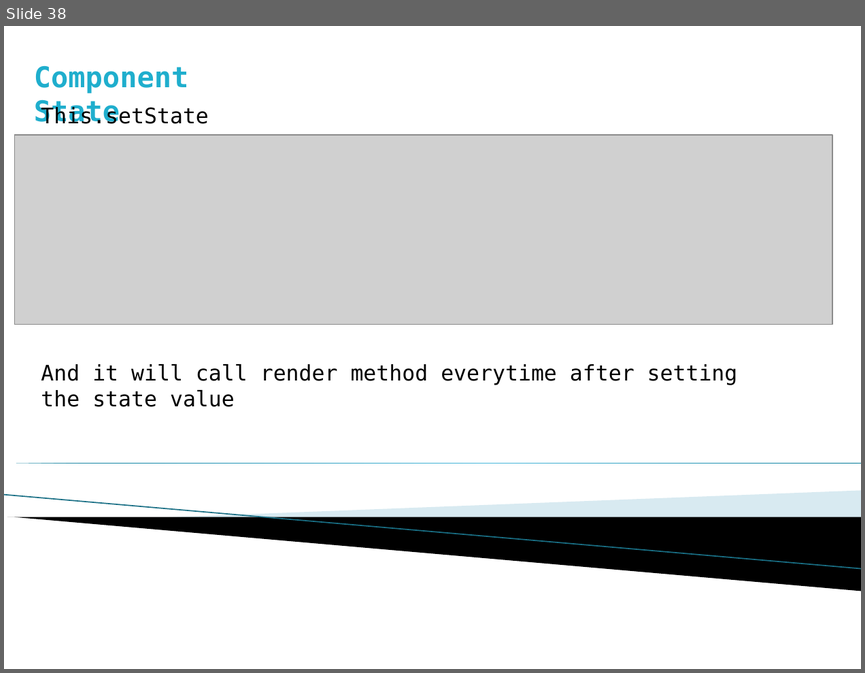
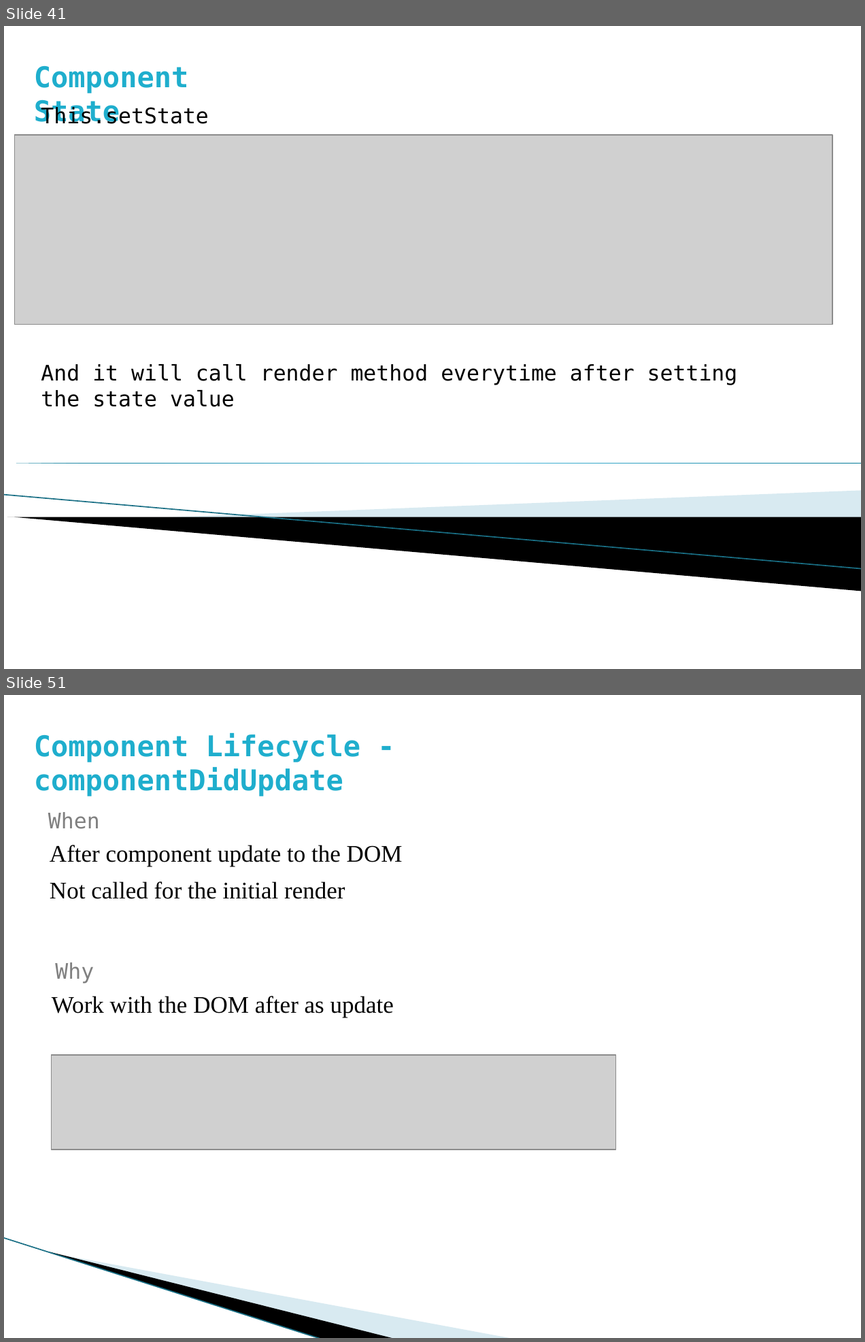
Before and after one commit to prateek3189/React-Tutorial, a slide deck: React-Tutorial.pptx. Shown one above the other, each under a label of ours: slide 38 before the commit, slides 41 and 51 after it; the slides between them are not shown. The pictures are 865x673 and 865x1342 pixels, drawn with LibreOffice and Linux fonts; fonts in the diff are those of the drawing; grey boxes stand for pictures; background and template pictures are left out. Boxes give left, top, right and bottom in pixels: in the first picture for what was removed or moved away, otherwise in the second. Text is boxed around its words. In the diff, an @@ line names an element or a change of style, - is before the commit and + after.

```diff
--- a/React-Tutorial.pptx
+++ b/React-Tutorial.pptx
@@ slide 51 added at bbox=[4, 695, 861, 1338], background #FFFFFF @@
@@ text added at bbox=[34, 733, 361, 796], 24 pt, text #1FAECD, bold @@
+Component Lifecycle - componentDidUpdate
@@ text added at bbox=[48, 812, 100, 829], 18 pt, text #808080 @@
+When
@@ text added at bbox=[50, 845, 402, 899], 20 pt, text #000000 @@
+After component update to the DOM
+Not called for the initial render
@@ text added at bbox=[55, 962, 94, 983], 18 pt, text #808080 @@
+Why
@@ text added at bbox=[52, 996, 394, 1017], 20 pt, text #000000 @@
+Work with the DOM after as update
@@ picture added at bbox=[51, 1055, 615, 1149] @@
@@ line added from (4, 1238) to (322, 1338), #97C5D8 0.95 pt @@
@@ freeform shape added at bbox=[50, 1251, 396, 1338], fill #000000 @@
@@ freeform shape added at bbox=[51, 1252, 514, 1338], fill #A0CBDC at 40% opacity @@
@@ what was slide 38 is now slide 41 @@
```
Also in this commit, not shown: 2 slides changed, 10 other slides added.
